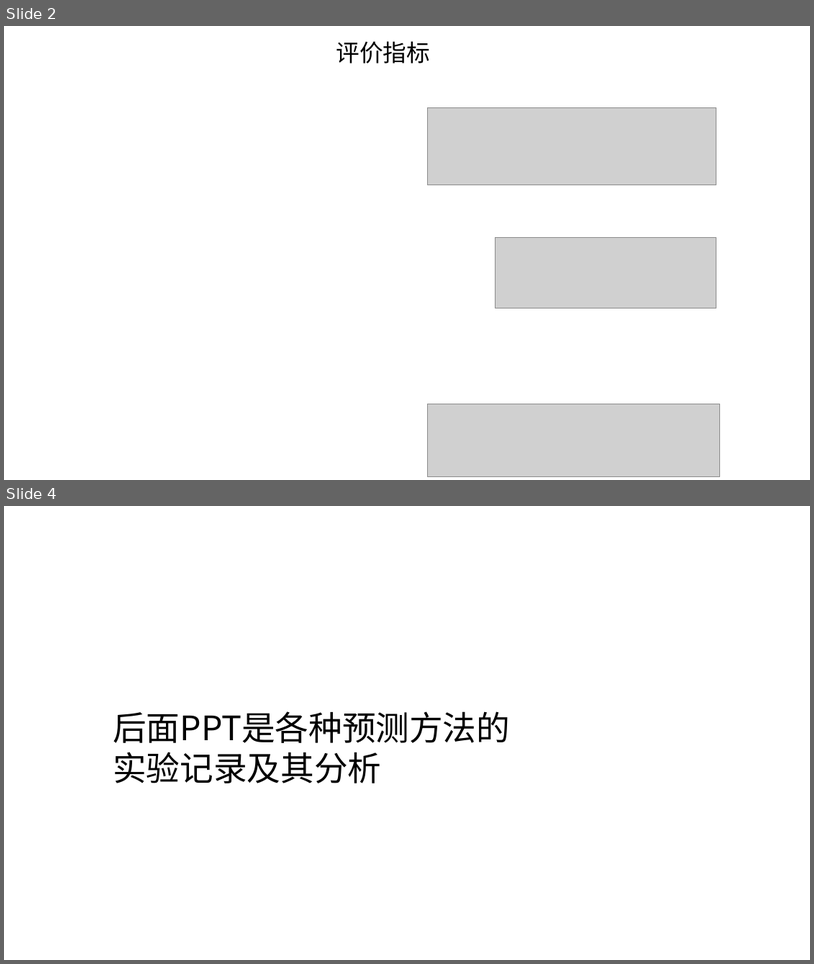
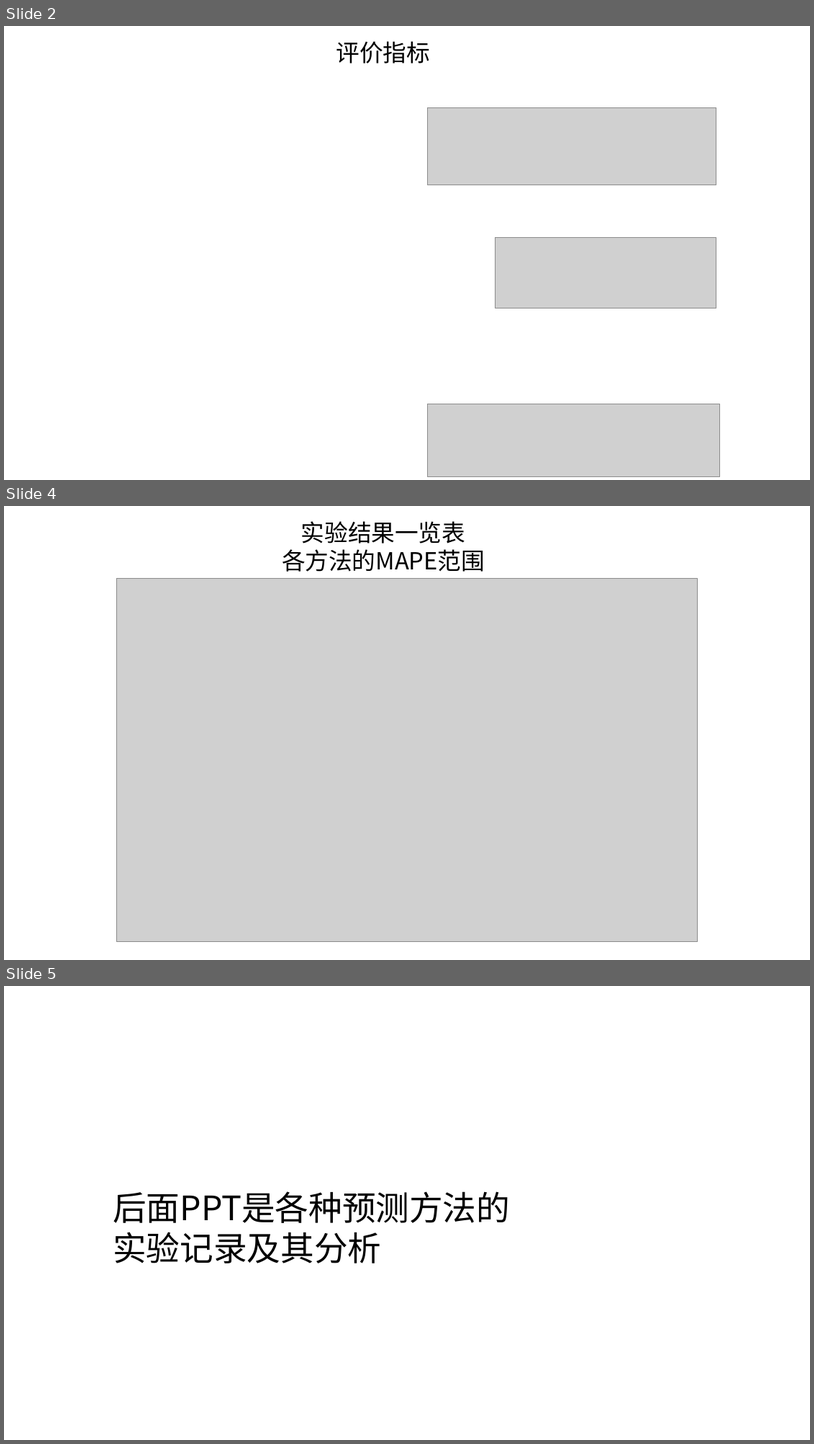
Before and after one commit to AE-26710/Time-Prediction, a slide deck: 20251106-同平台runtime预测-金.pptx. Shown one above the other, each under a label of ours: slides 2 and 4 before the commit, slides 2, 4 and 5 after it; the slides between them are not shown. The pictures are 814x964 and 814x1444 pixels, drawn with LibreOffice and Linux fonts; fonts in the diff are those of the drawing; grey boxes stand for pictures. Boxes give left, top, right and bottom in pixels: in the first picture for what was removed or moved away, otherwise in the second. Text is boxed around its words. In the diff, an @@ line names an element or a change of style, - is before the commit and + after.

```diff
--- a/20251106-同平台runtime预测-金.pptx
+++ b/20251106-同平台runtime预测-金.pptx
@@ slide 4 added at bbox=[4, 506, 810, 960], background #FFFFFF @@
@@ text added at bbox=[282, 521, 485, 572], 28 pt, text #000000 @@
+实验结果一览表
+各方法的MAPE范围
@@ picture added at bbox=[116, 578, 698, 941] @@
@@ what was slide 4 is now slide 5 @@
```
Also in this commit, not shown: 4 slides changed, 4 other files.
